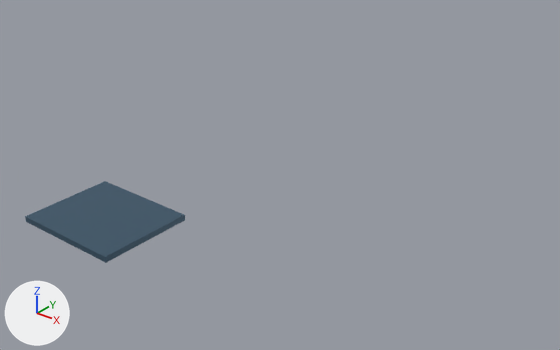
What one commit did to the glTF model assets/city/vertical-v02/graybox/v02-03-05-deck.glb.
Before and after are seen from a 50 mm lens placed at (119.3, -395.6, 128.9), pointed at (69.3, -333.1, 90.1). The axes (+X, +Y, +Z) are drawn at lower left. The lights are the same throughout. The first picture is the older version. Vertices at exactly the same position are counted once.

The older version as bpy lines, for what is in view:
```python
me_v02_03_05_deck = bpy.data.meshes.new('v02-03-05-deck')
me_v02_03_05_deck.from_pydata(...)  # a box spanning x 58.0..70.0, y -359.0..-349.0, z 91.4..92.0
me_v02_03_05_deck.materials.append(mat_v02_deck)  # dark blue #456176
ob_v02_03_05_deck = bpy.data.objects.new('v02-03-05-deck', me_v02_03_05_deck)
ob_v02_03_05_deck.location = (0.0, 0.0, 0.0)
```
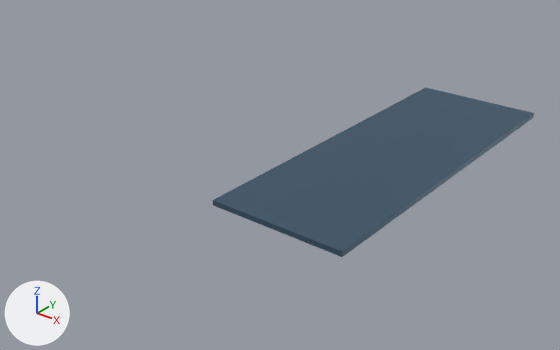
What differs and where, as boxes (x1, y1, x2, y2) in the pictures (560 x 350 px):
```json
{"object": "v02-03-05-deck", "change": "reshaped", "before": [25, 181, 185, 263], "after": [213, 87, 534, 257], "on screen": "100% wider, 106% taller"}
```

Scene script edits in JSON lines:
```json
{"block": "me_v02_03_05_deck", "where": "# used by ob_v02_03_05_deck; location = (0.0, 0.0, 0.0)"}
{"op": "remove", "block": "me_v02_03_05_deck", "code": "me_v02_03_05_deck.from_pydata(...)  # 8 vertices, 12 faces; spans x 58.0..70.0, y -359.0..-349.0, z 91.4..92.0"}
{"op": "add", "block": "me_v02_03_05_deck", "code": "me_v02_03_05_deck.from_pydata(...)  # 8 vertices, 12 faces; spans x 70.0..86.0, y -345.0..-301.0, z 91.4..92.0"}
{"block": "me_v02_03_05_deck", "change": "me_v02_03_05_deck part 1"}
{"op": "set", "path": "me_v02_03_05_deck.vertices[0].co", "old": "(58.0, -349.0, 91.4)", "new": "(70.0, -301.0, 91.4)"}
{"op": "set", "path": "me_v02_03_05_deck.vertices[1].co", "old": "(58.0, -359.0, 91.4)", "new": "(70.0, -345.0, 91.4)", "note": "pixel (26, 221) -> pixel (212, 205)"}
{"op": "set", "path": "me_v02_03_05_deck.vertices[2].co", "old": "(58.0, -349.0, 92.0)", "new": "(70.0, -301.0, 92.0)", "note": "pixel (105, 181) -> pixel (425, 87)"}
{"op": "set", "path": "me_v02_03_05_deck.vertices[3].co", "old": "(58.0, -359.0, 92.0)", "new": "(70.0, -345.0, 92.0)", "note": "pixel (25, 216) -> pixel (212, 200)"}
{"op": "set", "path": "me_v02_03_05_deck.vertices[4].co", "old": "(70.0, -349.0, 91.4)", "new": "(86.0, -301.0, 91.4)", "note": "pixel (185, 220) -> pixel (533, 117)"}
{"op": "set", "path": "me_v02_03_05_deck.vertices[5].co", "old": "(70.0, -359.0, 91.4)", "new": "(86.0, -345.0, 91.4)", "note": "pixel (105, 262) -> pixel (342, 257)"}
{"op": "set", "path": "me_v02_03_05_deck.vertices[6].co", "old": "(70.0, -349.0, 92.0)", "new": "(86.0, -301.0, 92.0)", "note": "pixel (184, 214) -> pixel (534, 113)"}
{"op": "set", "path": "me_v02_03_05_deck.vertices[7].co", "old": "(70.0, -359.0, 92.0)", "new": "(86.0, -345.0, 92.0)", "note": "pixel (105, 257) -> pixel (342, 251)"}
```
